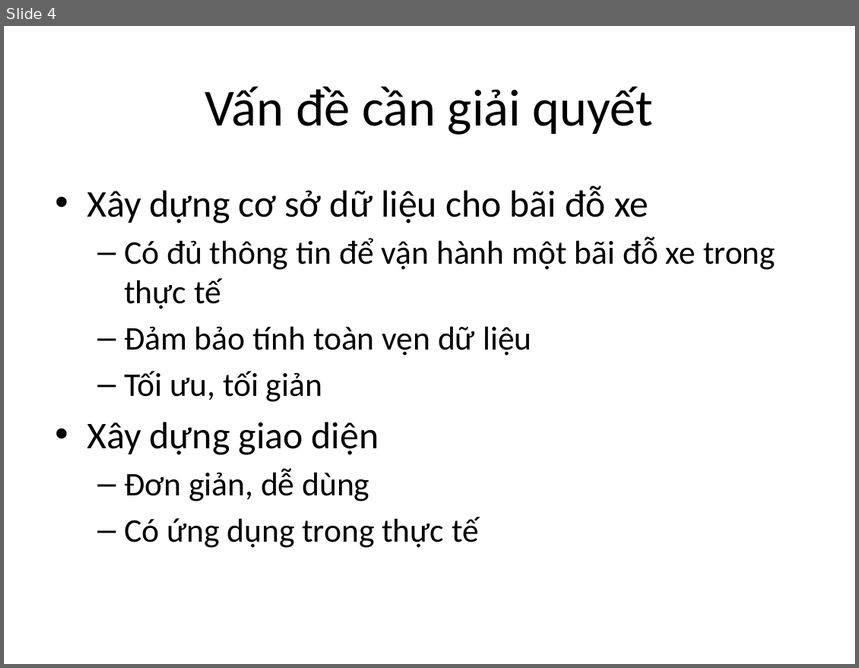
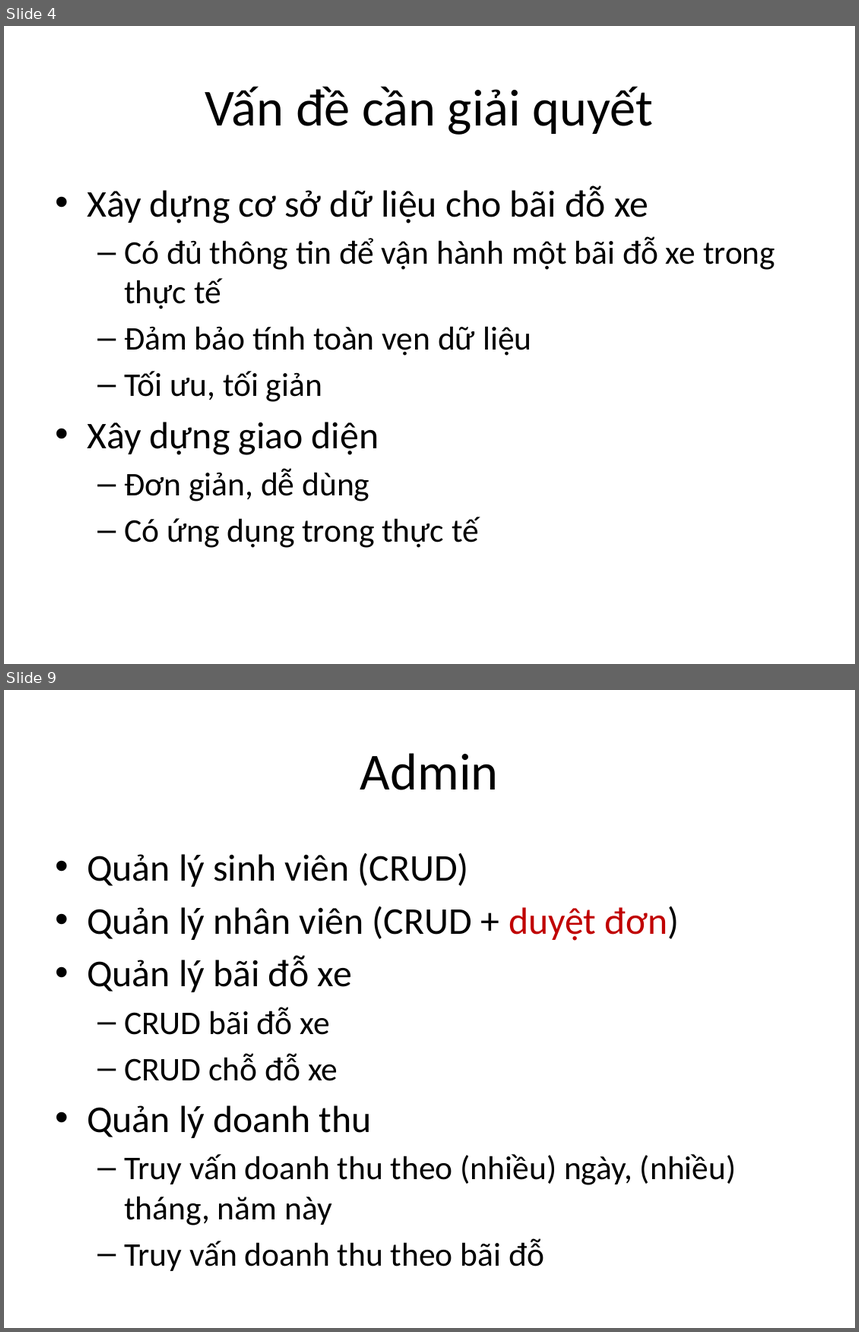
Before and after one commit to manhnd52/HustParkingLot, a slide deck: readme/slide.pptx. Shown one above the other, each under a label of ours: slide 4 before the commit, slides 4 and 9 after it; the slides between them are not shown. The pictures are 859x668 and 859x1332 pixels, drawn with LibreOffice and Linux fonts; fonts in the diff are those of the drawing. Boxes give left, top, right and bottom in pixels: in the first picture for what was removed or moved away, otherwise in the second. Text is boxed around its words. In the diff, an @@ line names an element or a change of style, - is before the commit and + after.

```diff
--- a/readme/slide.pptx
+++ b/readme/slide.pptx
@@ slide 9 added at [4,690,855,1328], background #FFFFFF @@
@@ title added at [360,753,499,790], 44 pt, text #000000 @@
+Admin
@@ text added at [87,853,737,1271], 28 pt, text #000000 @@
+• Quản lý sinh viên (CRUD)
+• Quản lý nhân viên (CRUD + duyệt đơn)
+• Quản lý bãi đỗ xe
+  – CRUD bãi đỗ xe
+  – CRUD chỗ đỗ xe
+• Quản lý doanh thu
+  – Truy vấn doanh thu theo (nhiều) ngày, (nhiều) tháng, năm này
+  – Truy vấn doanh thu theo bãi đỗ
```
Also in this commit, not shown: 12 slides changed, 16 other slides added, 7 slides removed, 1 other file.
